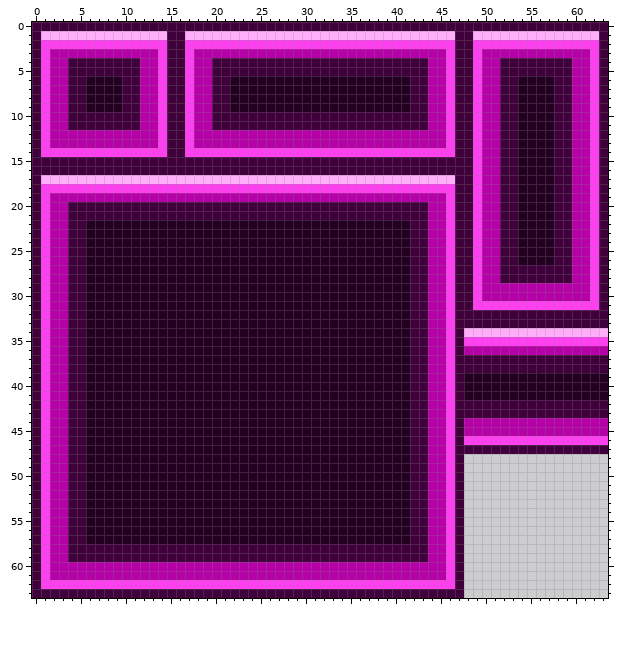
One commit to this pixel-art sprite: projectcontexteen/Assets/Sprites/LevelVisuals/Tileset.png. That is the earlier state.
The file is 64x64 pixels.
Now the later version:
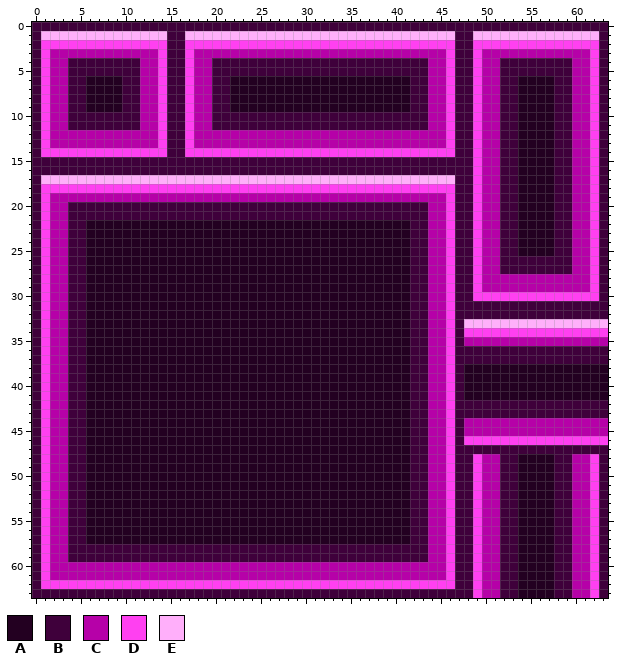
Palette (. is transparent): A #230021  B #3f003b  C #b601a8  D #ff40f1  E #ffaffa
Change:
Colour A now appears in rows 48 to 63 at x 54 to 57.
The author changed colour B to colour A in row 38 at x 48 to 63.
Colour B now appears in rows 48 to 63 at x 48, 52 to 53, 58 to 59 and 63.
The author changed colour A to colour B in row 26 at x 54 to 57.
The author changed colour C to colour B in row 36 at x 48 to 63.
The author changed colour D to colour B in row 31 at x 49 to 62.
Colour C now appears in rows 48 to 63 at x 50 to 51 and 60 to 61.
The author changed colour B to colour C in row 28 at x 52 to 59.
The author changed colour D to colour C in row 35 at x 48 to 63.
Colour D now appears in rows 48 to 63 at x 49 and 62.
The author changed colour C to colour D in row 30 at x 50 to 61.
The author changed colour E to colour D in row 34 at x 48 to 63.
The author changed colour B to colour E in row 33 at x 48 to 63.
Pixel boxes of the changes (left, top, right, bottom) in both pictures:
changed: (464, 256, 608, 373)
added: (464, 454, 608, 598)
